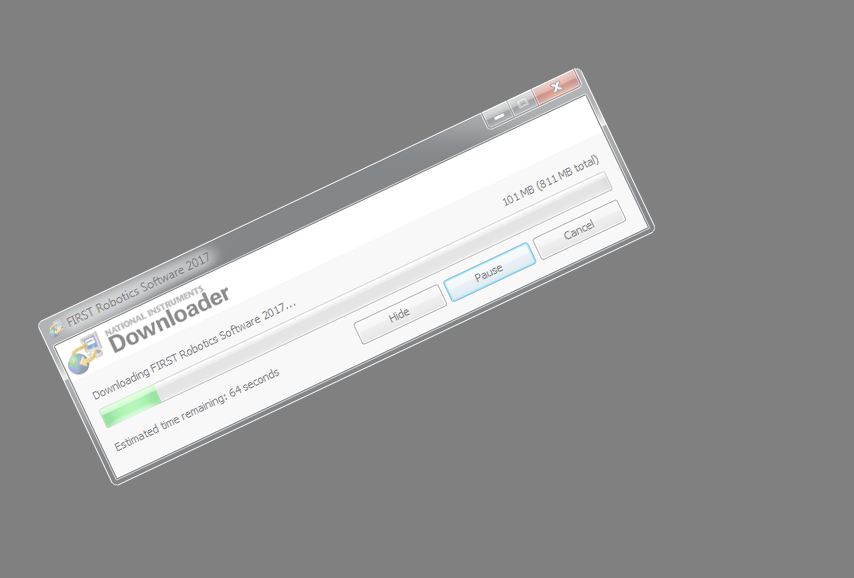
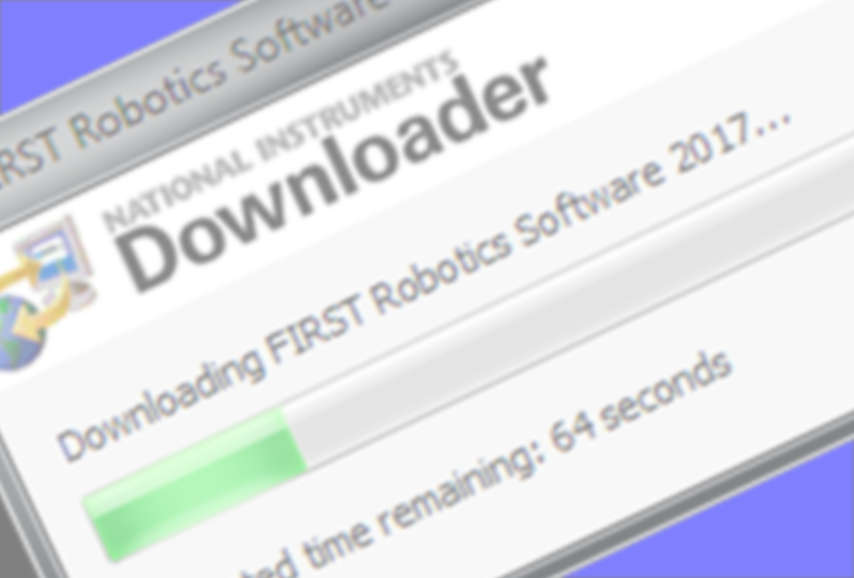
Layers edited between the first and the second 854 × 578 image:
painted on "Layer 1" over bbox(0, 0, 854, 578)
